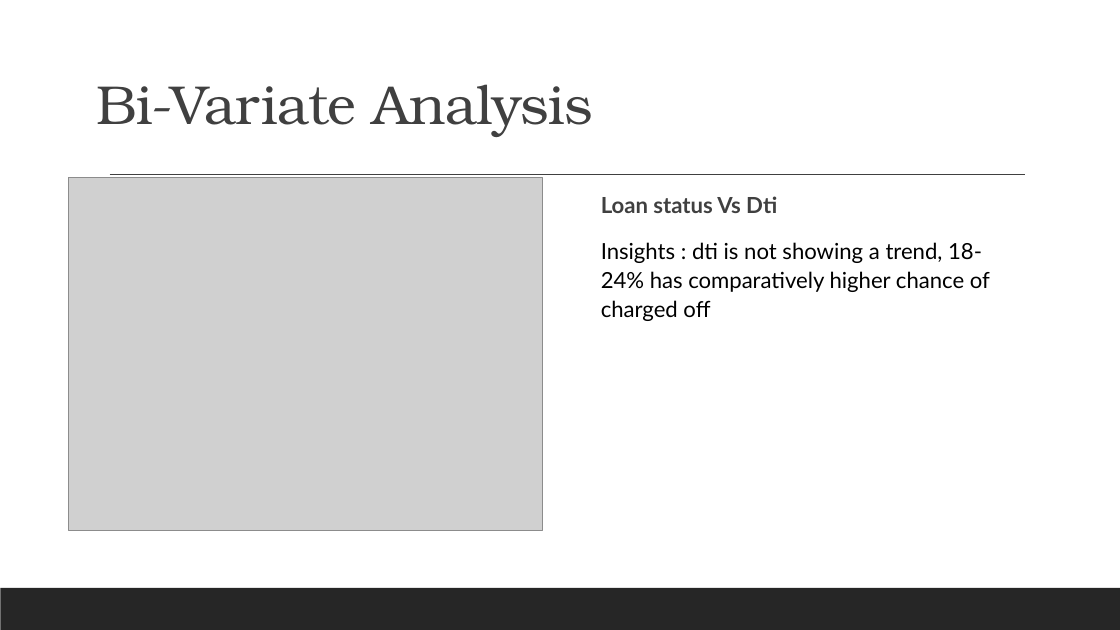
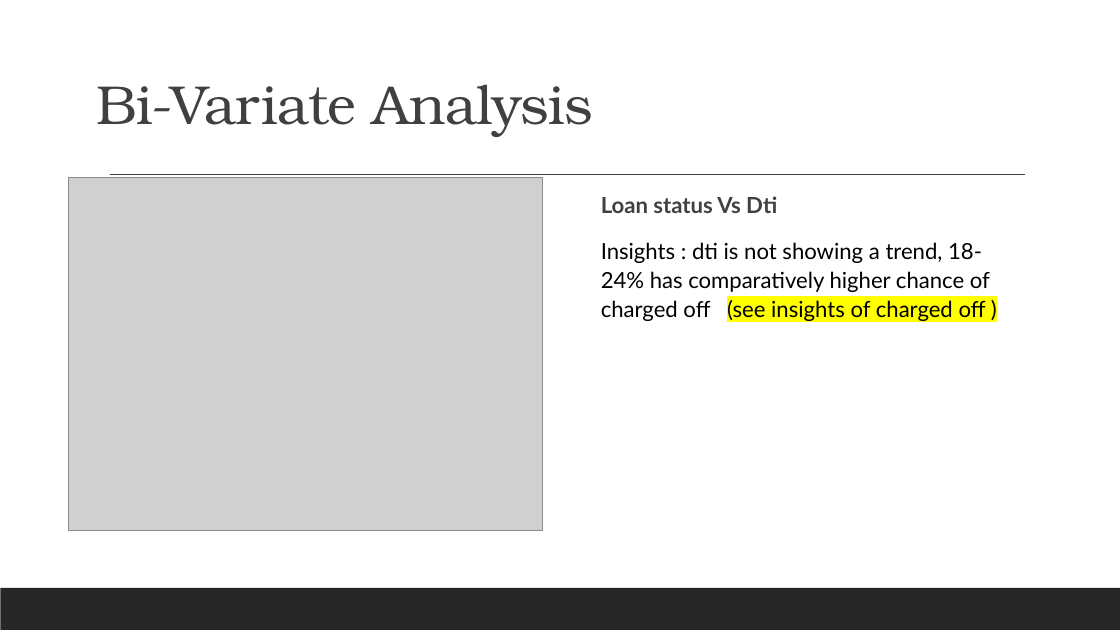
Before and after one commit to shrutich91/LENDING-CLUB-CASE-STUDY, a slide deck: slide 24 of Lending Club Case Study.pptx. Drawn at 1120x630 pixels with LibreOffice and Linux fonts; fonts in the diff are those of the drawing; grey boxes stand for pictures. Boxes give left, top, right and bottom in pixels: in the first picture for what was removed or moved away, otherwise in the second. Text is boxed around its words. In the diff, an @@ line names an element or a change of style, - is before the commit and + after.

Commit message:
Added multi-variate analysis ppt
Added multi-variate analysis ppt and corrected pythn notebook

```diff
--- a/Lending Club Case Study.pptx
+++ b/Lending Club Case Study.pptx
@@ text at bbox=[601, 242, 990, 323]: text changed @@
-  Insights : dti is not showing a trend, 18-24% has comparatively higher chance of charged off
+  Insights : dti is not showing a trend, 18-24% has comparatively higher chance of charged off (see insights of charged off )
```
Also in this commit, not shown: 2 other slides changed, 8 slides added, 1 other file.
